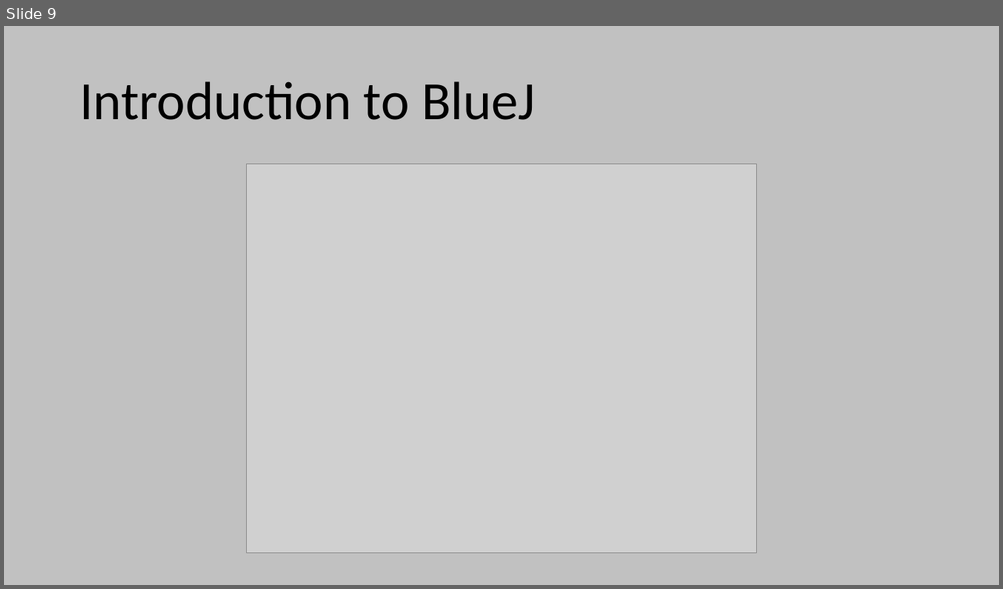
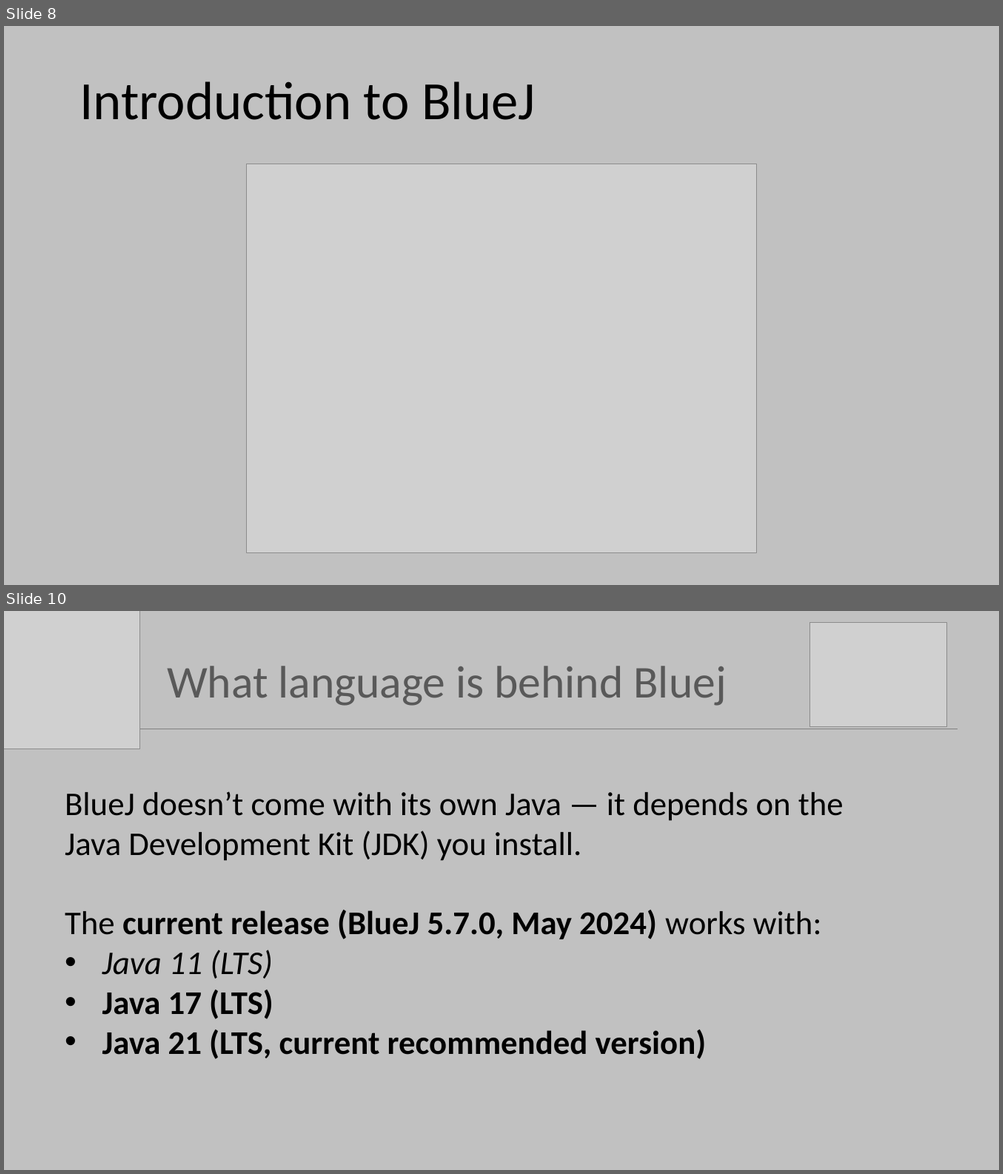
Before and after one commit to Programming-Fundamentals-SETU/prog-fund-1-sept-25, a slide deck: topic00-induction/unit-1/talk-1/a-intro-to-programming.pptx. Shown one above the other, each under a label of ours: slide 9 before the commit, slides 8 and 10 after it; the slides between them are not shown. The pictures are 1003x589 and 1003x1174 pixels, drawn with LibreOffice and Linux fonts; fonts in the diff are those of the drawing; grey boxes stand for pictures. Boxes give left, top, right and bottom in pixels: in the first picture for what was removed or moved away, otherwise in the second. Text is boxed around its words. In the diff, an @@ line names an element or a change of style, - is before the commit and + after.

```diff
--- a/topic00-induction/unit-1/talk-1/a-intro-to-programming.pptx
+++ b/topic00-induction/unit-1/talk-1/a-intro-to-programming.pptx
@@ slide 10 added at (4,611,999,1170), background #C1C1C1 @@
@@ picture added at (4,611,140,750) @@
@@ picture added at (810,622,946,726) @@
@@ title added at (167,666,726,706), 44 pt, text #595959 @@
+What language is behind Bluej
@@ line added from (54, 729) to (958, 729), #808080 1 pt @@
@@ text added at (65,792,843,1059), 32 pt, text #000000 @@
+BlueJ doesn’t come with its own Java — it depends on the Java Development Kit (JDK) you install.
+The current release (BlueJ 5.7.0, May 2024) works with:
+• Java 11 (LTS)
+• Java 17 (LTS)
+• Java 21 (LTS, current recommended version)
@@ what was slide 9 is now slide 8 @@
```
Also in this commit, not shown: 2 slides changed, 2 other slides added, 5 slides removed, 5 other files.
